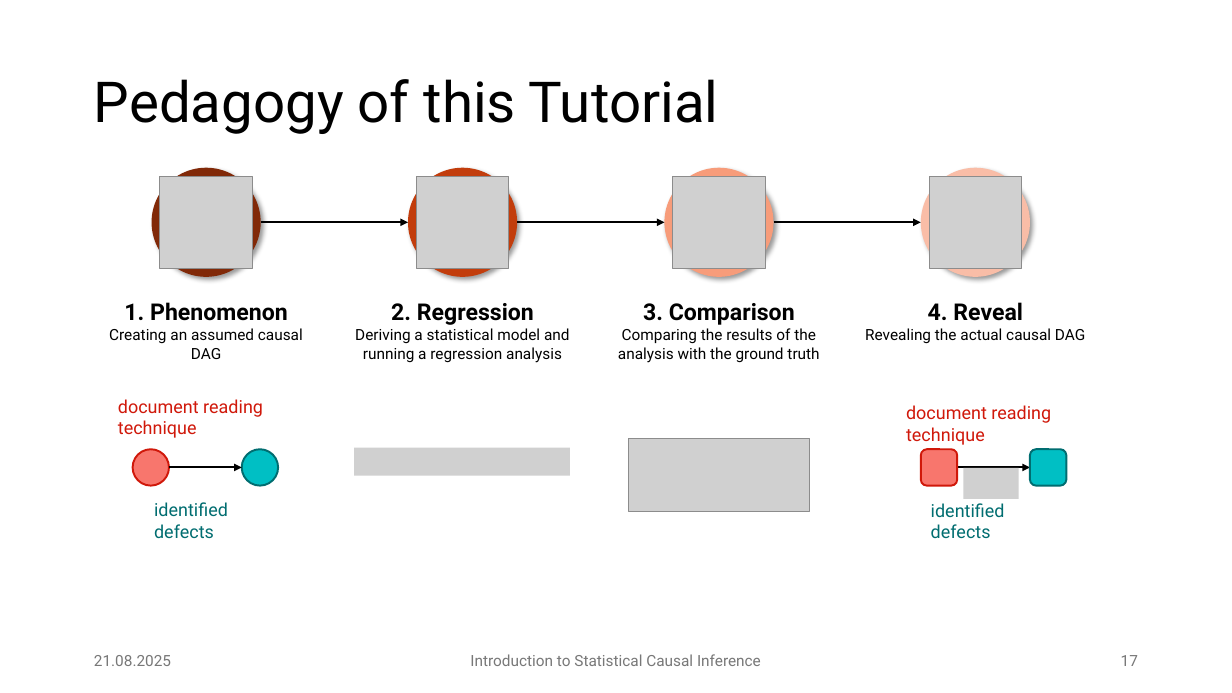
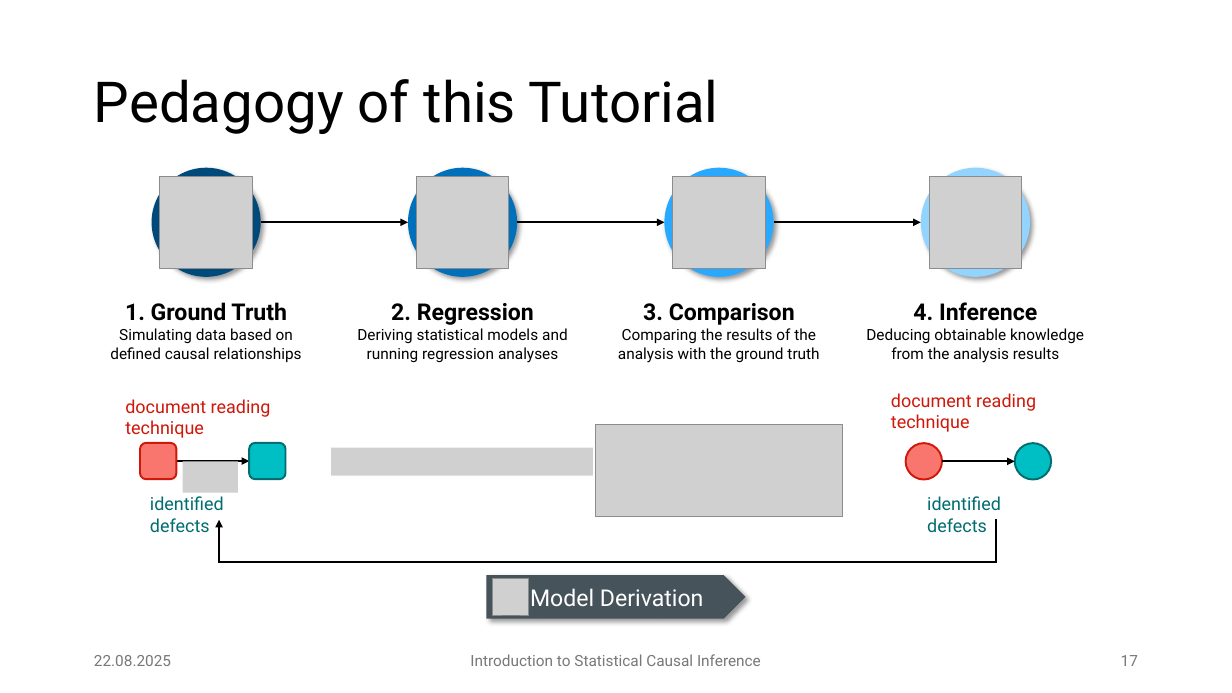
Before and after one commit to JulianFrattini/bda4sci, a slide deck: slide 17 of version2/slides/intro-sci.pptx. Drawn at 1232x693 pixels with LibreOffice and Linux fonts; fonts in the diff are those of the drawing; grey boxes stand for pictures; background and template pictures are left out. Boxes give left, top, right and bottom in pixels: in the first picture for what was removed or moved away, otherwise in the second. Text is boxed around its words. In the diff, an @@ line names an element or a change of style, - is before the commit and + after.

```diff
--- a/version2/slides/intro-sci.pptx
+++ b/version2/slides/intro-sci.pptx
@@ ellipse at <box>152,168,261,277</box>: fill #812908 to #004A7B @@
@@ ellipse at <box>409,168,518,277</box>: fill #C23D0C to #0070BC @@
@@ ellipse at <box>665,168,774,277</box>: fill #F79C7A to #28A9FF @@
@@ ellipse at <box>921,168,1031,277</box>: fill #F9BDA7 to #94D4FF @@
@@ text at <box>110,302,302,362</box>: text changed @@
-1. Phenomenon
-Creating an assumed causal DAG
+1. Ground Truth
+Simulating data based on defined causal relationships
@@ text at <box>357,328,568,363</box>: text changed @@
-Deriving a statistical model and running a regression analysis
+Deriving statistical models and running regression analyses
@@ text at <box>866,302,1084,363</box>: text changed @@
-4. Reveal
-Revealing the actual causal DAG
+4. Inference
+Deducing obtainable knowledge from the analysis results
@@ picture: place and size @@
-picture at <box>354,447,569,475</box>
+picture at <box>331,447,592,475</box>
@@ picture: place and size @@
-picture at <box>628,439,811,512</box>
+picture at <box>595,424,842,517</box>
@@ 2 texts, 2 rounded rectangles, 1 arrow: place and size @@
-2 texts, 2 rounded rectangles, 1 arrow at <box>906,405,1067,538</box>
+2 texts, 2 rounded rectangles, 1 arrow at <box>125,399,286,532</box>
@@ picture added at <box>183,461,238,493</box> @@
@@ 2 texts, 2 ellipses, 1 arrow: place and size @@
-2 texts, 2 ellipses, 1 arrow at <box>118,399,278,538</box>
+2 texts, 2 ellipses, 1 arrow at <box>891,393,1051,532</box>
@@ picture removed at <box>964,468,1019,499</box> @@
@@ elbow arrow added from (996, 518) to (219, 520), #000000 1.5 pt @@
@@ pentagon arrow added at <box>487,575,746,618</box>, fill #46535C, 18 pt, text #FFFFFF @@
+Model Derivation
@@ picture added at <box>493,579,529,615</box> @@
@@ text at <box>94,655,171,666</box>: text changed @@
-21.08.2025
+22.08.2025
```
Also in this commit, not shown: 47 other slides changed, 7 slides added, 1 slide removed, 7 other files.
